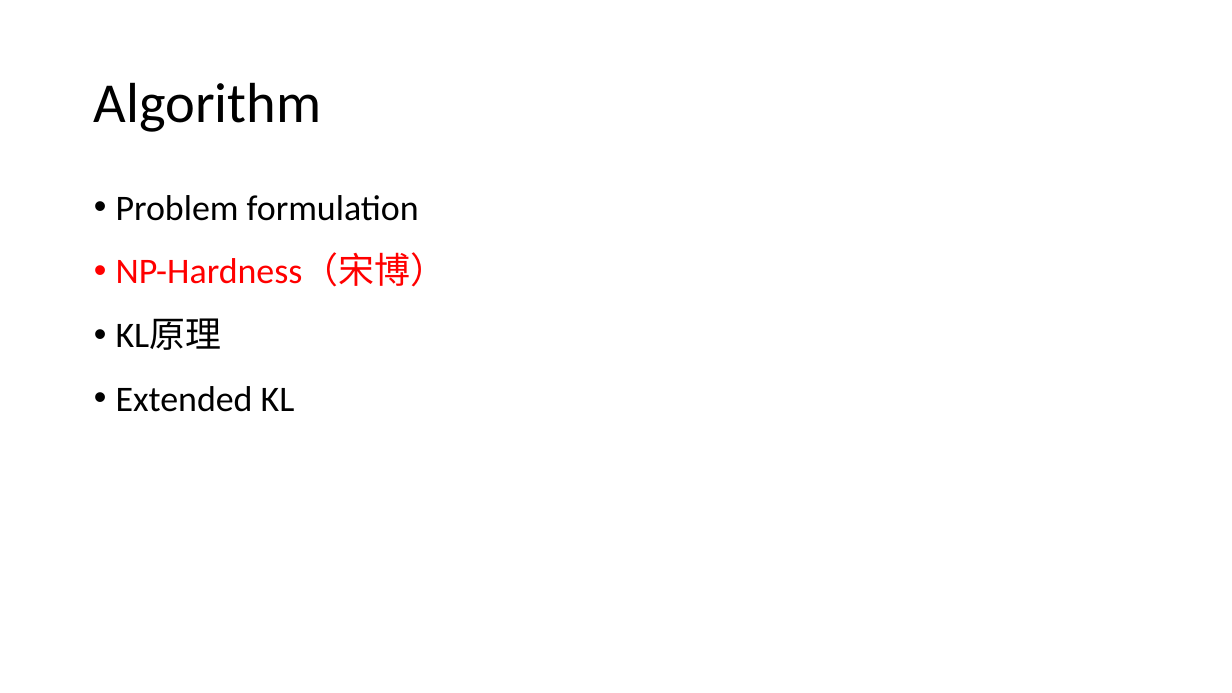
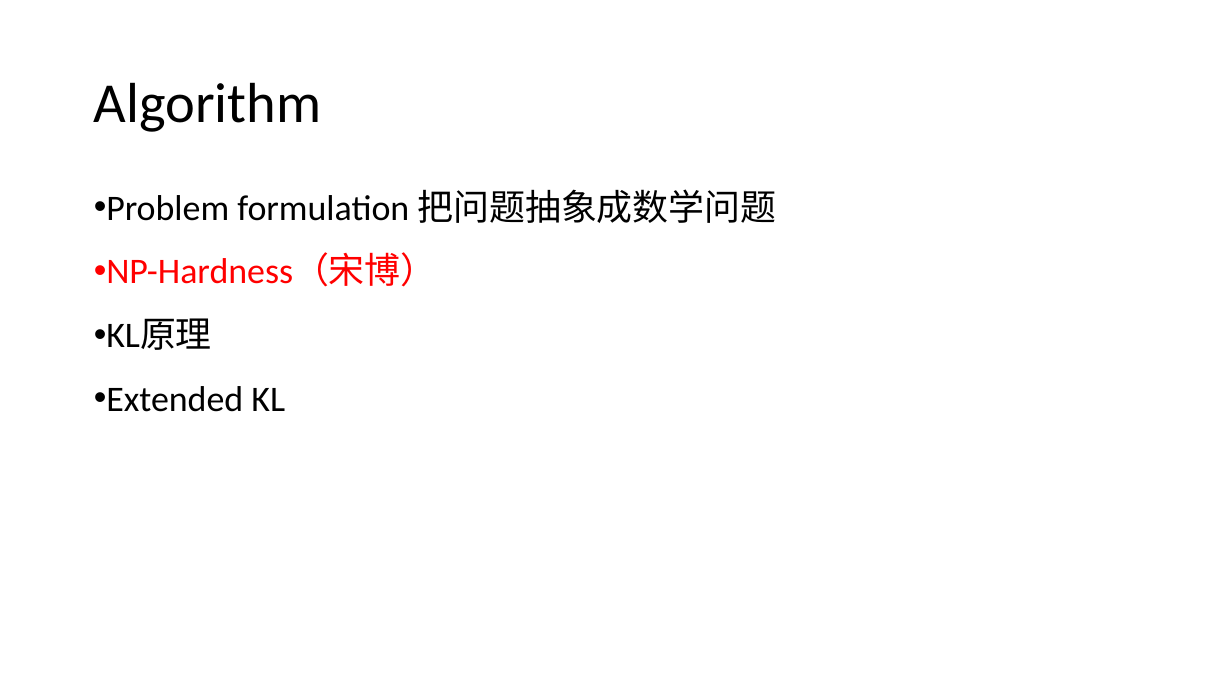
Before and after one commit to frankyoung0305/powerSave, a slide deck: slide 4 of paper_preparation/vnfmotion.pptx. Drawn at 1232x693 pixels with LibreOffice and Linux fonts; fonts in the diff are those of the drawing. Boxes give left, top, right and bottom in pixels: in the first picture for what was removed or moved away, otherwise in the second. Text is boxed around its words. In the diff, an @@ line names an element or a change of style, - is before the commit and + after.

Commit message:
update ppt

```diff
--- a/paper_preparation/vnfmotion.pptx
+++ b/paper_preparation/vnfmotion.pptx
@@ text at (106, 189, 777, 223): text changed @@
-• Problem formulation
+• Problem formulation 把问题抽象成数学问题
```
Also in this commit, not shown: 1 other slide changed.
